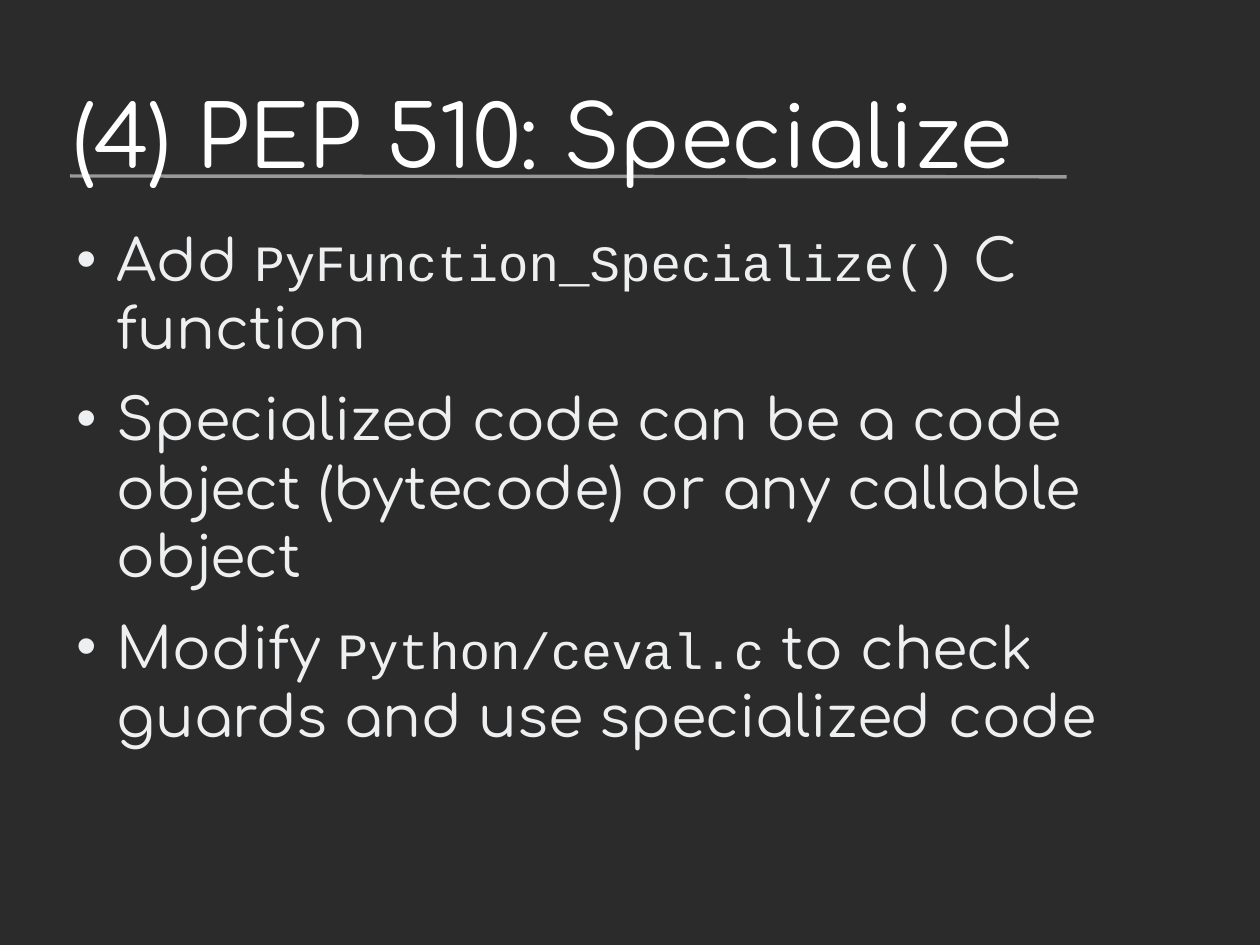
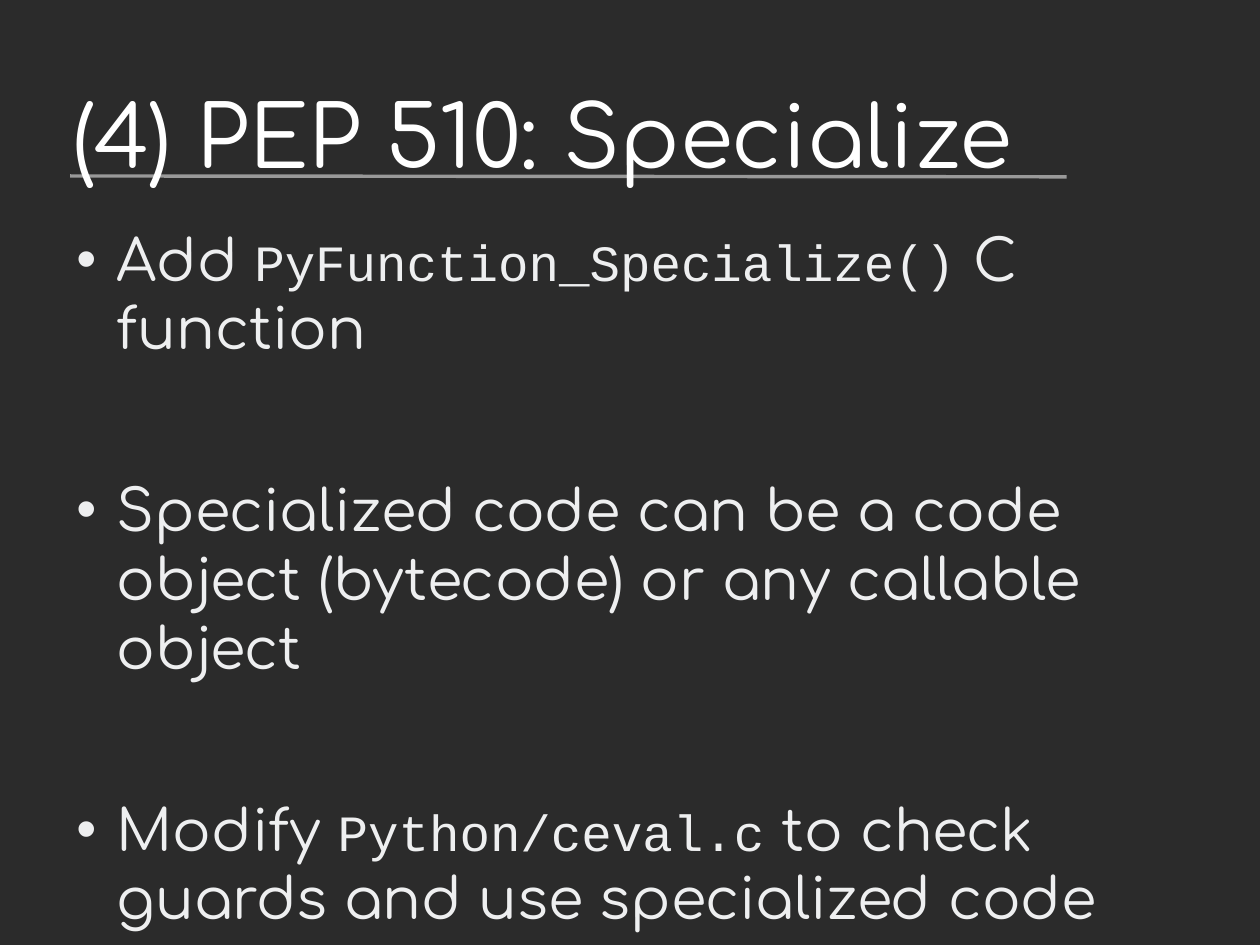
Before and after one commit to vstinner/talks, a slide deck: slide 34 of 2016-FOSDEM/fat_python.odp. Drawn at 1260x945 pixels with LibreOffice and Linux fonts; fonts in the diff are those of the drawing; background and template pictures are left out; a plain dark background stands for a picture behind light text. Boxes give left, top, right and bottom in pixels: in the first picture for what was removed or moved away, otherwise in the second. Text is boxed around its words. In the diff, an @@ line names an element or a change of style, - is before the commit and + after.

```diff
--- a/2016-FOSDEM/fat_python.odp
+++ b/2016-FOSDEM/fat_python.odp
@@ text "Add PyFunction_Specialize() C function" rewrapped from <box>117,236,1096,751</box> to <box>117,236,1096,932</box> @@
```
Also in this commit, not shown: 7 other slides changed, 1 other file.
